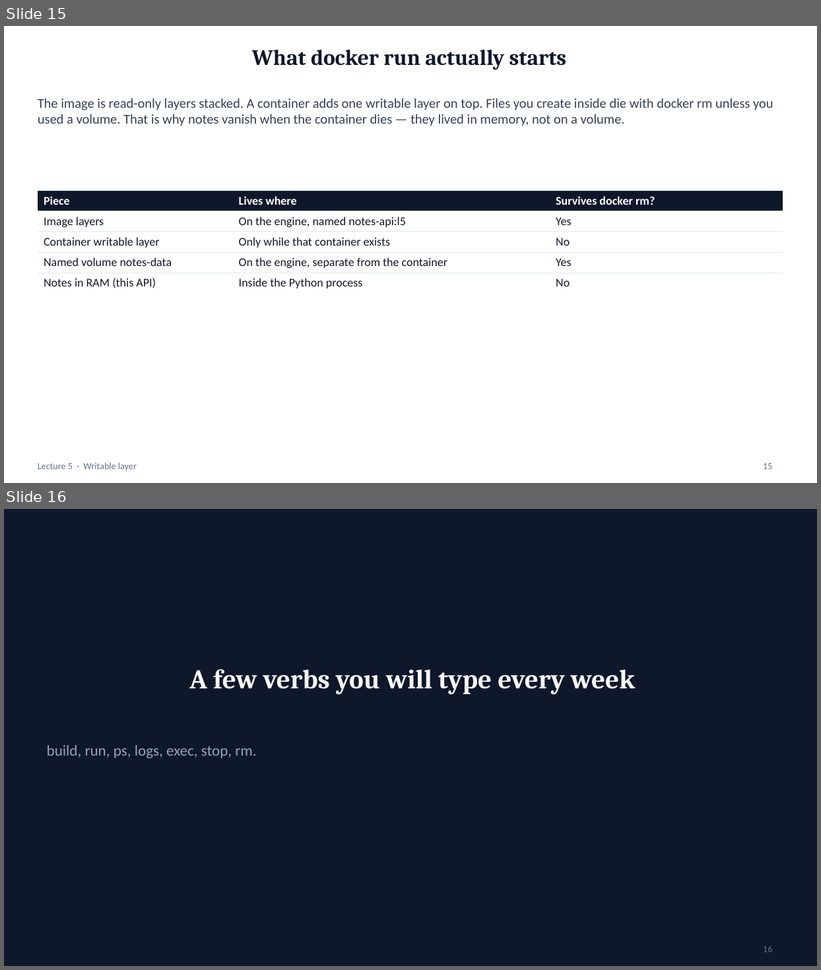
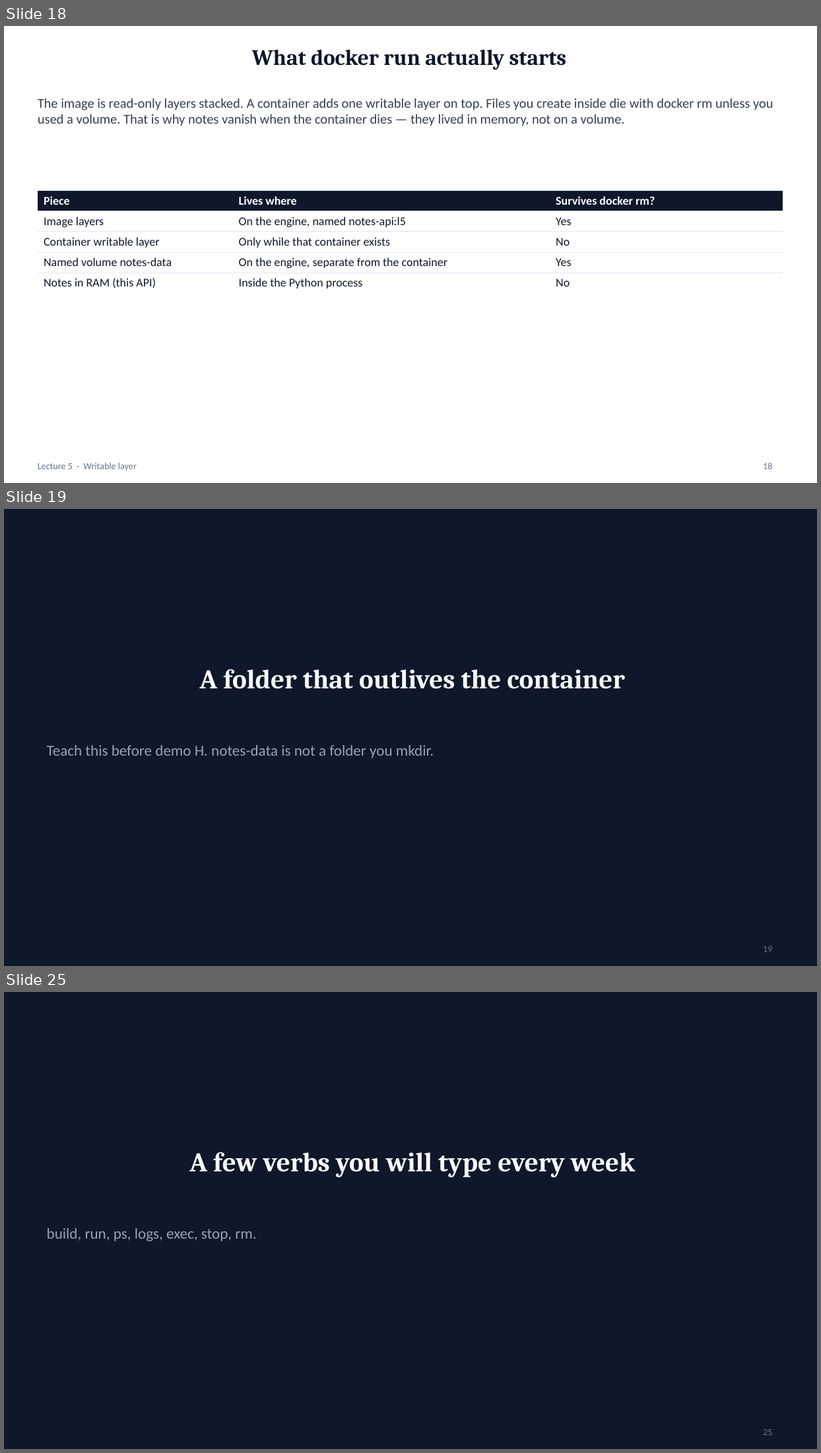
Before and after one commit to mayurb99/Devops_Beginners, a slide deck: lec-05/presentation/lec-05-docker.pptx. Shown one above the other, each under a label of ours: slides 15 and 16 before the commit, slides 18, 19 and 25 after it; the slides between them are not shown. The pictures are 821x970 and 821x1453 pixels, drawn with LibreOffice and Linux fonts; fonts in the diff are those of the drawing. Boxes give left, top, right and bottom in pixels: in the first picture for what was removed or moved away, otherwise in the second. Text is boxed around its words. In the diff, an @@ line names an element or a change of style, - is before the commit and + after.

```diff
--- a/lec-05/presentation/lec-05-docker.pptx
+++ b/lec-05/presentation/lec-05-docker.pptx
@@ slide 19 added at (4,509,817,966), background #0F172A @@
@@ title added at (199,669,625,689), 32 pt, text #F8FAFC, bold @@
+A folder that outlives the container
@@ text added at (47,745,434,758), 18 pt, text #94A3B8 @@
+Teach this before demo H. notes-data is not a folder you mkdir.
@@ page number added at (763,947,772,953), 11 pt, text #64748B @@
+19
@@ what was slide 15 is now slide 18 @@
@@ page number at (763,463,772,470): text changed @@
-15
+18
@@ what was slide 16 is now slide 25 @@
@@ page number at (763,1430,772,1436): text changed @@
-16
+25
```
Also in this commit, not shown: 4 slides changed, 10 other slides added.
